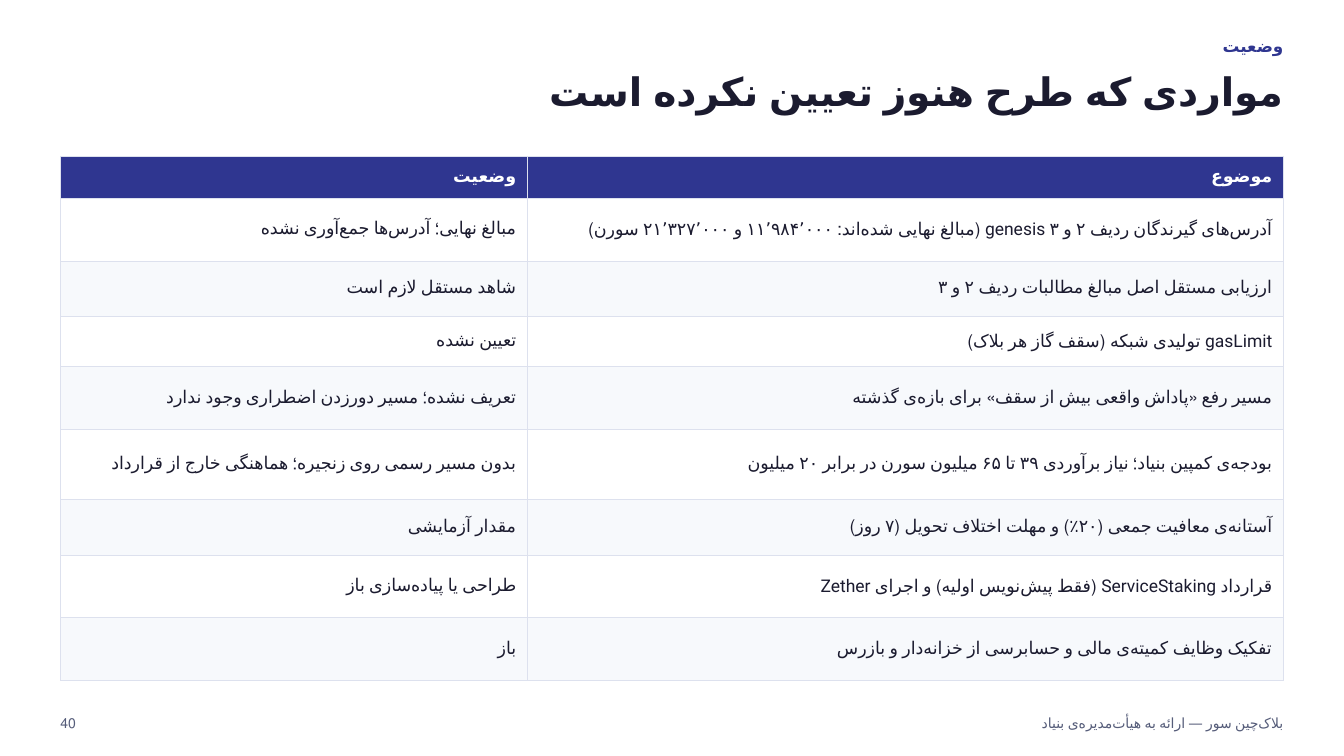
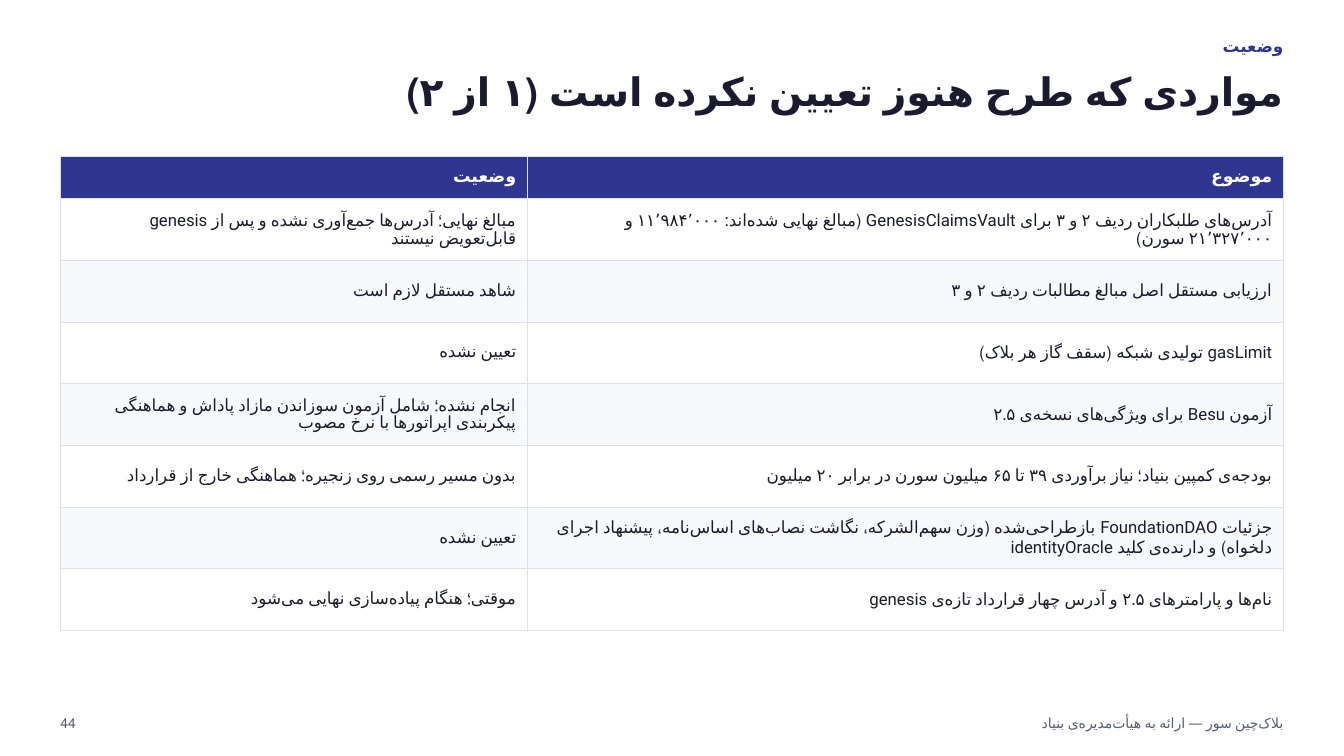
Before and after one commit to Sur-network/sur-new, a slide deck: slide 44 of presentations/Sur - Board Presentation.pptx (slide 40 before the commit). Drawn at 1344x756 pixels with LibreOffice and Linux fonts; fonts in the diff are those of the drawing. Boxes give left, top, right and bottom in pixels: in the first picture for what was removed or moved away, otherwise in the second. Text is boxed around its words. In the diff, an @@ line names an element or a change of style, - is before the commit and + after.

```diff
--- a/presentations/Sur - Board Presentation.pptx
+++ b/presentations/Sur - Board Presentation.pptx
@@ table at (60, 156, 1284, 631) @@
-row 2, column 1: مبالغ نهایی؛ آدرس‌ها جمع‌آوری نشده
+row 2, column 1: مبالغ نهایی؛ آدرس‌ها جمع‌آوری نشده و پس از genesis قابل‌تعویض نیستند
-row 2, column 2: آدرس‌های گیرندگان ردیف ۲ و ۳ genesis (مبالغ نهایی شده‌اند: ۱۱٬۹۸۴٬۰۰۰ و ۲۱٬۳۲۷٬۰۰۰ سورن)
+row 2, column 2: آدرس‌های طلبکاران ردیف ۲ و ۳ برای GenesisClaimsVault (مبالغ نهایی شده‌اند: ۱۱٬۹۸۴٬۰۰۰ و ۲۱٬۳۲۷٬۰۰۰ سورن)
-row 5, column 1: تعریف نشده؛ مسیر دورزدن اضطراری وجود ندارد
+row 5, column 1: انجام نشده؛ شامل آزمون سوزاندن مازاد پاداش و هماهنگی پیکربندی اپراتورها با نرخ مصوب
-row 5, column 2: مسیر رفع «پاداش واقعی بیش از سقف» برای بازه‌ی گذشته
+row 5, column 2: آزمون Besu برای ویژگی‌های نسخه‌ی ۲.۵
-row 7: مقدار آزمایشی | آستانه‌ی معافیت جمعی (۲۰٪) و مهلت اختلاف تحویل (۷ روز)
-row 8: طراحی یا پیاده‌سازی باز | قرارداد ServiceStaking (فقط پیش‌نویس اولیه) و اجرای Zether
-row 9: باز | تفکیک وظایف کمیته‌ی مالی و حسابرسی از خزانه‌دار و بازرس
+row 7: تعیین نشده | جزئیات FoundationDAO بازطراحی‌شده (وزن سهم‌الشرکه، نگاشت نصاب‌های اساس‌نامه، پیشنهاد اجرای دلخواه) و دارنده‌ی کلید identityOracle
+row 8: موقتی؛ هنگام پیاده‌سازی نهایی می‌شود | نام‌ها و پارامترهای ۲.۵ و آدرس چهار قرارداد تازه‌ی genesis
@@ text at (60, 718, 76, 728): text changed @@
-40
+44
```
Also in this commit, not shown: 39 other slides changed, 6 slides added, 1 other file.
